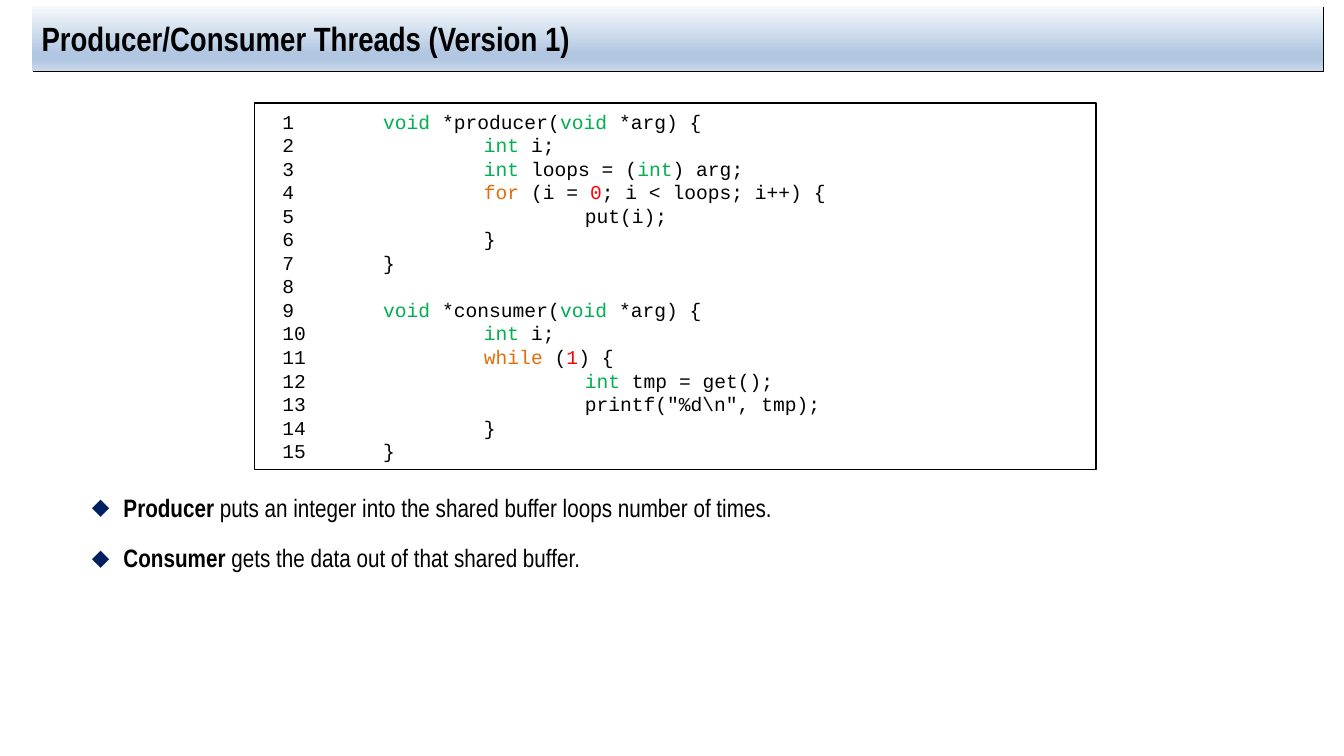
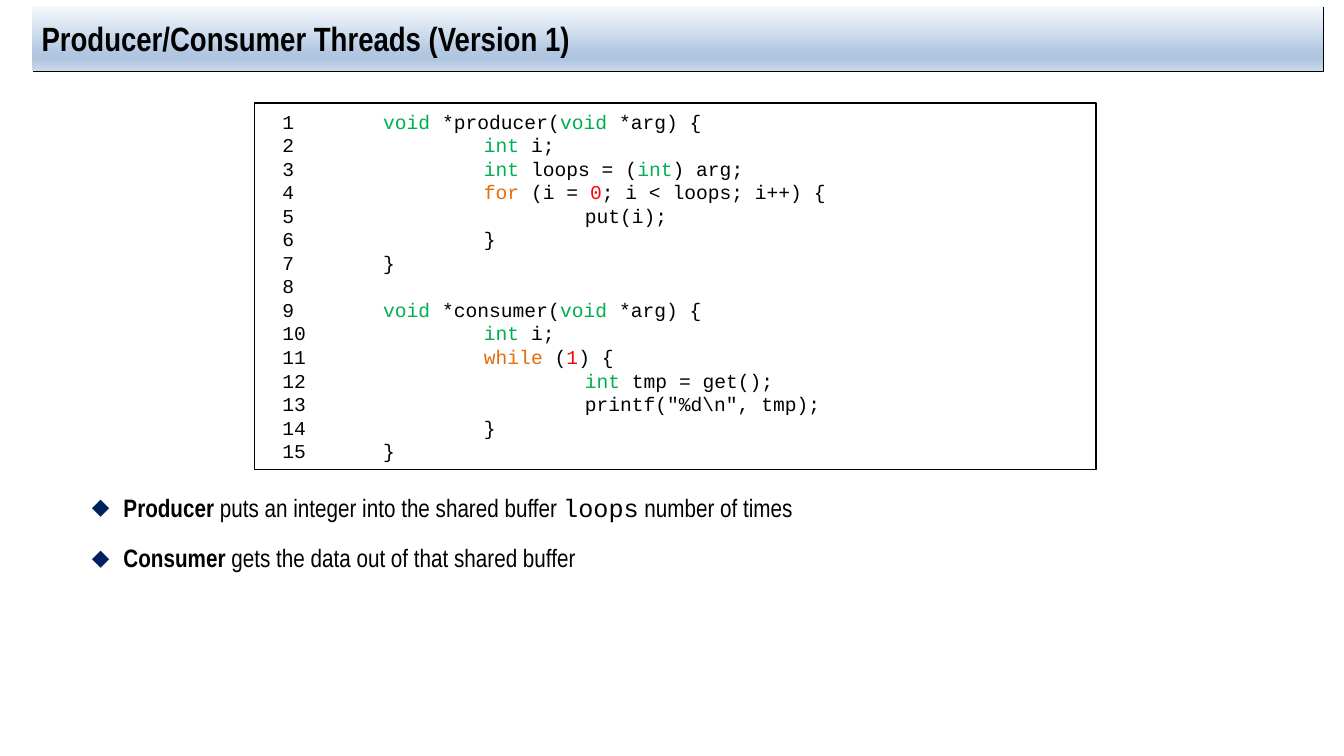
Before and after one commit to jachermocilla/extra-course-materials, a slide deck: slide 18 of cmsc125/ostep/slides/02.Concurrency/30.Condition_Variables.pptx. Drawn at 1344x756 pixels with LibreOffice and Linux fonts; fonts in the diff are those of the drawing. Boxes give left, top, right and bottom in pixels: in the first picture for what was removed or moved away, otherwise in the second. Text is boxed around its words. In the diff, an @@ line names an element or a change of style, - is before the commit and + after.

```diff
--- a/cmsc125/ostep/slides/02.Concurrency/30.Condition_Variables.pptx
+++ b/cmsc125/ostep/slides/02.Concurrency/30.Condition_Variables.pptx
@@ text at (x1=123, y1=498, x2=792, y2=573): text changed @@
-  ⬥ Producer puts an integer into the shared buffer loops number of times.
-  ⬥ Consumer gets the data out of that shared buffer.
+  ⬥ Producer puts an integer into the shared buffer loops number of times
+  ⬥ Consumer gets the data out of that shared buffer
```
Also in this commit, not shown: 16 other slides changed, 2 other files.
